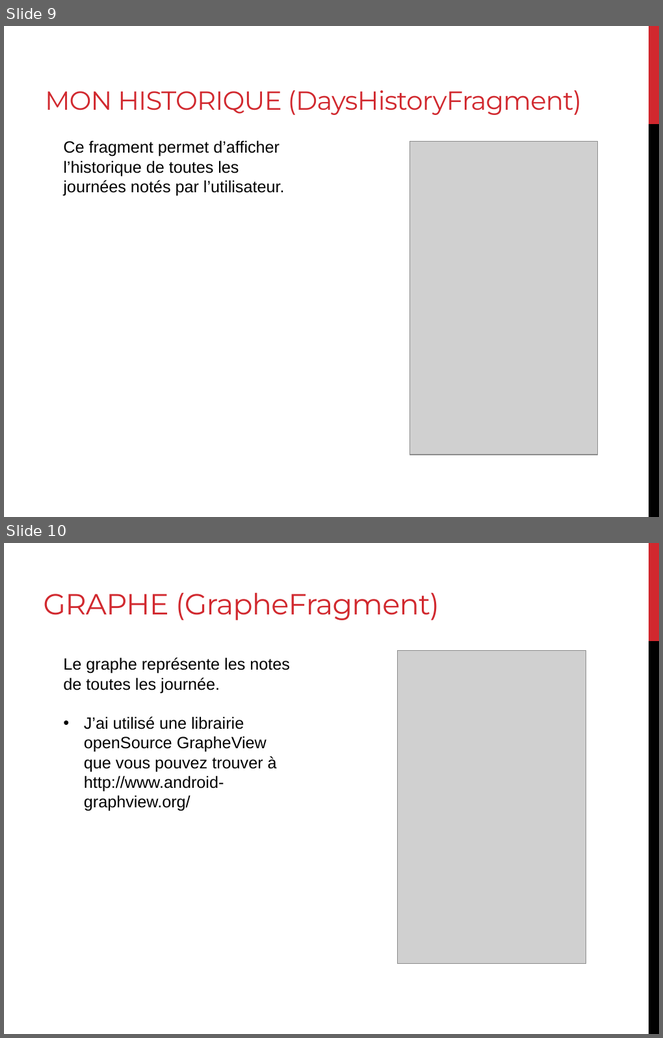
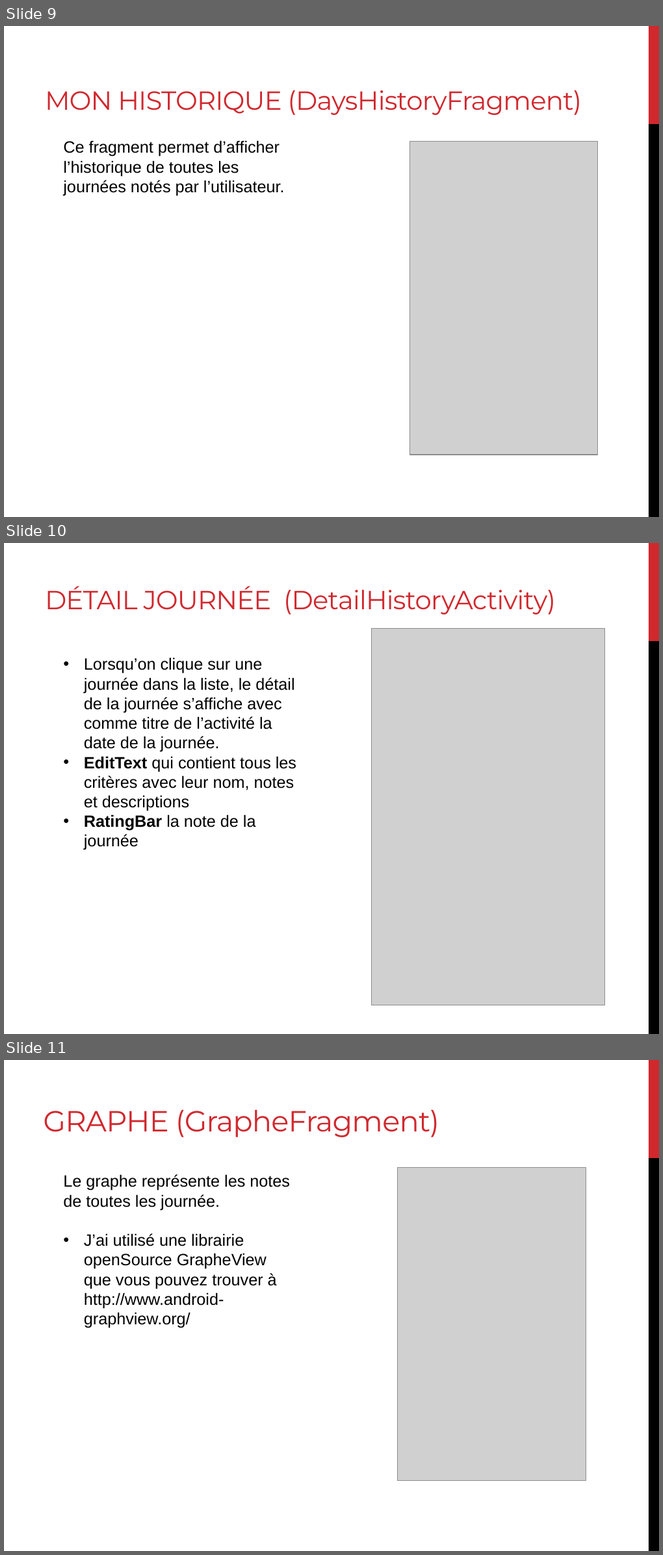
Before and after one commit to CASMAKOUAOUCI/NoteMyDay, a slide deck: Diapo.pptx. Shown one above the other, each under a label of ours: slides 9 and 10 before the commit, slides 9, 10 and 11 after it. The pictures are 663x1038 and 663x1555 pixels, drawn with LibreOffice and Linux fonts; fonts in the diff are those of the drawing; grey boxes stand for pictures. Boxes give left, top, right and bottom in pixels: in the first picture for what was removed or moved away, otherwise in the second. Text is boxed around its words. In the diff, an @@ line names an element or a change of style, - is before the commit and + after.

Commit message:
modification diapo

```diff
--- a/Diapo.pptx
+++ b/Diapo.pptx
@@ slide 10 added at (4, 543, 659, 1034), background #FFFFFF; not listed: 2 template elements that a slide beside it also shows @@
@@ title added at (45, 586, 556, 615), 28.8 pt, text #D1282E @@
+DÉTAIL JOURNÉE (DetailHistoryActivity)
@@ picture added at (371, 629, 605, 1006) @@
@@ text added at (84, 657, 296, 850), 18 pt, text #000000 @@
+• Lorsqu’on clique sur une journée dans la liste, le détail de la journée s’affiche avec comme titre de l’activité la date de la journée.
+• EditText qui contient tous les critères avec leur nom, notes et descriptions
+• RatingBar la note de la journée
@@ what was slide 10 is now slide 11 @@
```
